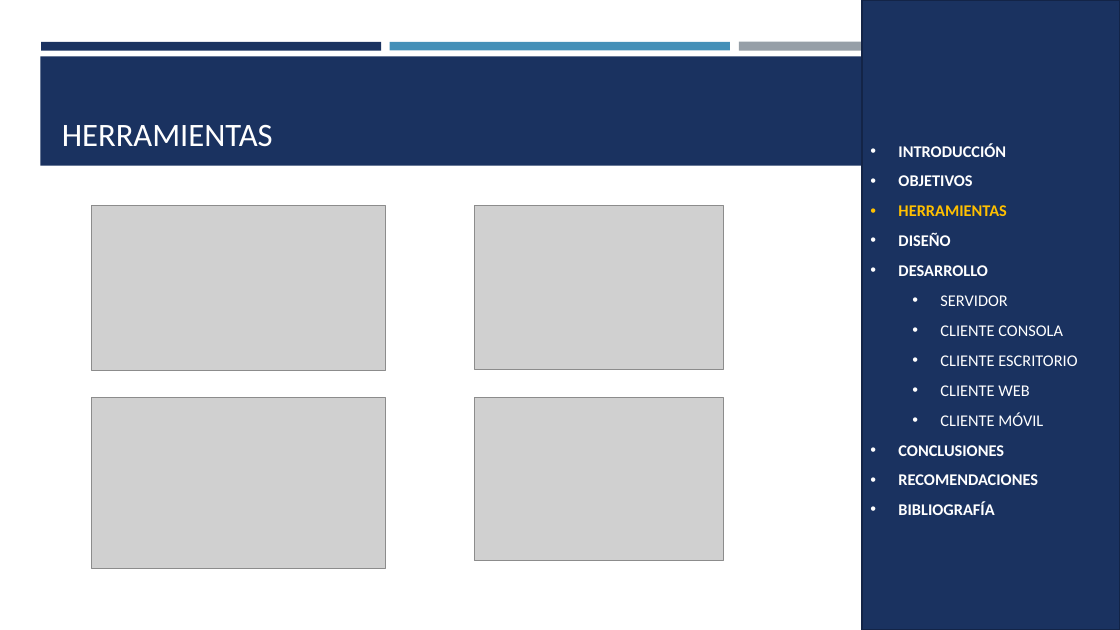
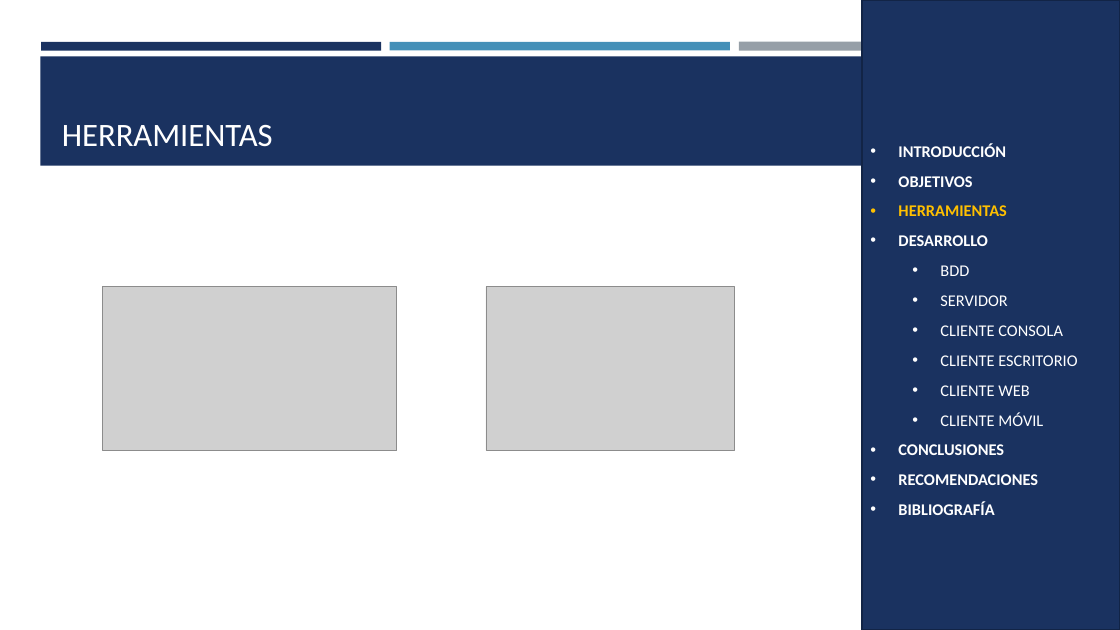
Before and after one commit to SDDrouet/Viajecito_Java_Restful, a slide deck: slide 5 of 04. DOCUMENTACIÓN/VIAJECITO_REST_JAVA_PRESENTACIÓN_GR03.pptx. Drawn at 1120x630 pixels with LibreOffice and Linux fonts; fonts in the diff are those of the drawing; grey boxes stand for pictures. Boxes give left, top, right and bottom in pixels: in the first picture for what was removed or moved away, otherwise in the second. Text is boxed around its words. In the diff, an @@ line names an element or a change of style, - is before the commit and + after.

```diff
--- a/04. DOCUMENTACIÓN/VIAJECITO_REST_JAVA_PRESENTACIÓN_GR03.pptx
+++ b/04. DOCUMENTACIÓN/VIAJECITO_REST_JAVA_PRESENTACIÓN_GR03.pptx
@@ rectangle "INTRODUCCIÓN" at box(862, 0, 1120, 630): outline #132547 1.75 pt to #122446 1.75 pt @@
@@ picture removed at box(475, 206, 723, 370) @@
@@ text in rectangle at box(898, 233, 950, 246): paragraph removed @@
-• DISEÑO
@@ text in rectangle at box(940, 265, 969, 276): paragraph added @@
+  • BDD
@@ picture: place and size @@
-picture at box(91, 206, 385, 371)
+picture at box(103, 287, 397, 451)
@@ picture added at box(486, 287, 735, 450) @@
@@ picture removed at box(91, 397, 385, 569) @@
@@ picture removed at box(475, 397, 723, 561) @@
```
Also in this commit, not shown: 38 other slides changed, 8 slides added, 18 other files.
